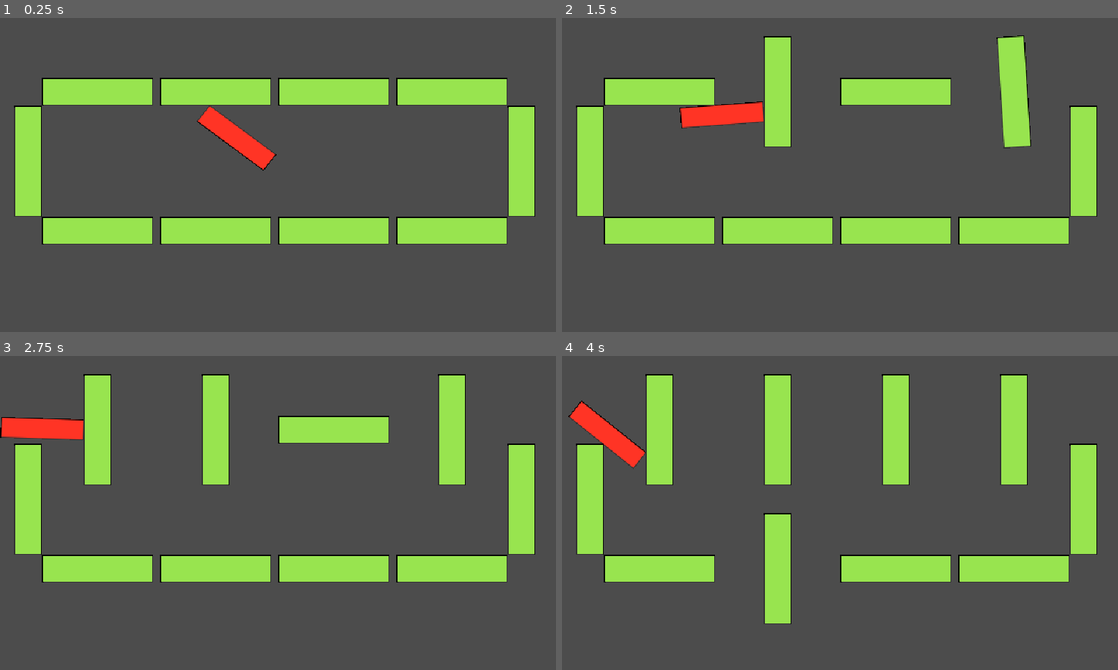
Above: before the commit, frames 1-4 (two rows, left to right).
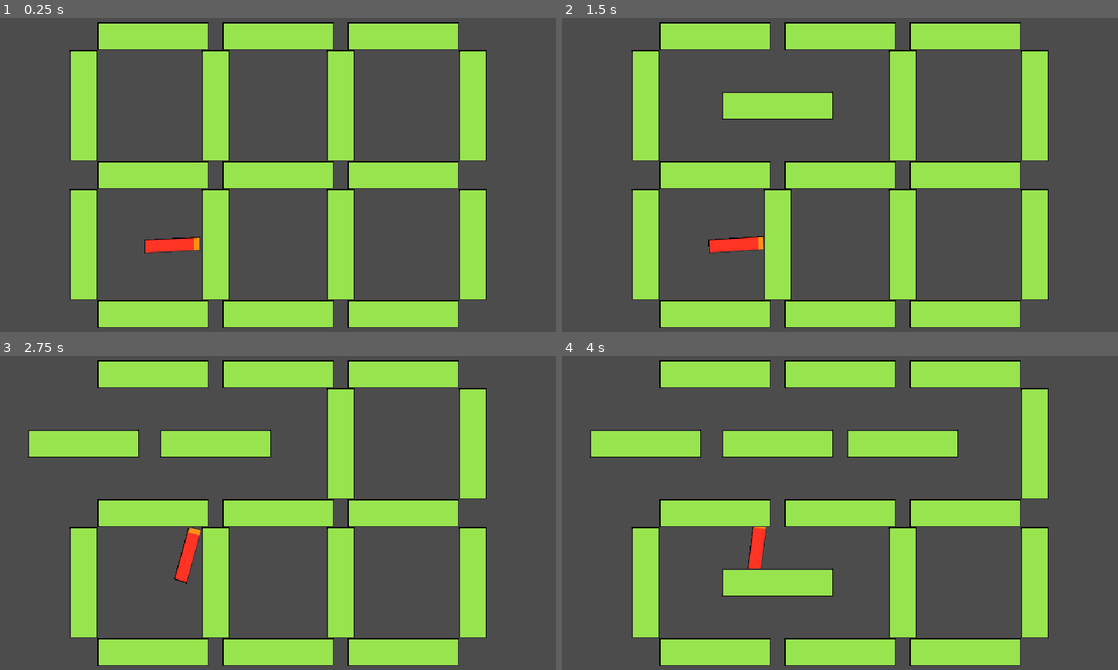
Above: after the commit, the same moments.

Repository: bigbrozer/BugsOut-GameOff2021
Game: Godot game, scene res://tests/test_bug_colision.tscn
Same seed, same stepped clock (60 frames per second), same inputs: the game is played once before the commit and once after it. The project has no main scene, so this scene is started directly.
Inputs (mouse positions are in pixels of both pictures, inside the frame that each line leads up to):
- Up to frame 1 (0.25 s): no input
- Up to frame 2 (1.5 s): move the mouse to (778, 90) at 0.52 s; click (778, 90) at 0.67 s; move the mouse to (1012, 90) at 1.27 s; click (1012, 90) at 1.42 s
- Up to frame 3 (2.75 s): move the mouse to (100, 428) at 2.02 s; click (100, 428) at 2.17 s
- Up to frame 4 (4 s): move the mouse to (895, 428) at 2.77 s; click (895, 428) at 2.92 s; move the mouse to (778, 569) at 3.52 s; click (778, 569) at 3.67 s

The runs differ from the first frame. In frame 1, 42% of the frame differs, in the area x 2-97%, y 1-99%; in frame 2, 42%; in frame 3, 41%; in frame 4, 41%.

Commit message:
feat(entities): bug movement logic first attempt

Diff:
--- a/project.godot
+++ b/project.godot
@@ -24,6 +24,13 @@
 window/stretch/mode="viewport"
 window/stretch/aspect="keep"
 
+[layer_names]
+
+2d_render/layer_1="obstacles"
+2d_render/layer_2="bug"
+2d_physics/layer_1="obstacles"
+2d_physics/layer_2="bug"
+
 [physics]
 
 common/enable_pause_aware_picking=true
@@ -32,3 +39,4 @@
 
 2d/snapping/use_gpu_pixel_snap=true
 environment/default_environment="res://default_env.tres"
+quality/dynamic_fonts/use_oversampling=false
--- a/resources/bug/bug.gd
+++ b/resources/bug/bug.gd
@@ -1,30 +1,32 @@
 extends KinematicBody2D
 
-var rotation_dir: int = 0
+var shaking_amount: float = 0.8
+var shaking_angle: float = 0.1
 var velocity: Vector2
 
 export(int) var speed = 200
-export(float) var rotation_speed = 1.5
 
 #-------------------------------------------------------------------------------
 # Parent methods
 #-------------------------------------------------------------------------------
 
-func _ready():
-    pass
-
 func _physics_process(delta):
-    get_input()
-    velocity = move_and_slide(velocity)
+    update_position(delta)
 
 #-------------------------------------------------------------------------------
 # Instance methods
 #-------------------------------------------------------------------------------
 
-func get_input():
-    look_at(get_global_mouse_position())
-    velocity = Vector2()
+func update_position(delta):
+    var rotation_jittery: float = shaking_angle * shaking_amount * rand_range(-1, 1)
     velocity = Vector2(speed, 0).rotated(rotation)
+    rotation = rotation + rotation_jittery
+
+    var collision = move_and_collide(velocity * delta)
+    if collision:
+        var body = collision.get_collider()
+        if body.is_in_group("obstacles"):
+            velocity = velocity.slide(collision.normal)
 
 #-------------------------------------------------------------------------------
 # Connected signals
--- a/resources/bug/bug.tscn
+++ b/resources/bug/bug.tscn
@@ -4,10 +4,11 @@
 [ext_resource path="res://resources/bug/bug.gd" type="Script" id=2]
 
 [sub_resource type="RectangleShape2D" id=1]
-extents = Vector2( 47, 11 )
+extents = Vector2( 31, 7 )
 
 [node name="Bug" type="KinematicBody2D"]
 position = Vector2( 320, 240 )
+collision_layer = 2
 script = ExtResource( 2 )
 __meta__ = {
 "_edit_group_": true
--- a/resources/obstacles/obstacle/obstacle.gd
+++ b/resources/obstacles/obstacle/obstacle.gd
@@ -3,7 +3,6 @@
 const ROTATE_STEP_ANGLE = PI / 2 # 90 deg
 
 export(float) var rotate_speed = 0.2
-export(int) var start_angle = 0
 
 onready var RotateTween = get_node("RotateTween")
 
@@ -15,7 +14,6 @@
     add_to_group("obstacles")
 
 func _ready():
-    rotation = deg2rad(start_angle)
     input_pickable = true
 
 #-------------------------------------------------------------------------------
--- a/resources/obstacles/obstacle/obstacle.tscn
+++ b/resources/obstacles/obstacle/obstacle.tscn
@@ -8,6 +8,7 @@
 
 [node name="Obstacle" type="StaticBody2D"]
 position = Vector2( 320, 240 )
+collision_mask = 2
 script = ExtResource( 1 )
 __meta__ = {
 "_edit_group_": true
--- a/tests/test_bug_colision.tscn
+++ b/tests/test_bug_colision.tscn
@@ -6,36 +6,63 @@
 [node name="TestBugCollision" type="Node2D"]
 
 [node name="Bug" parent="." instance=ExtResource( 1 )]
-position = Vector2( 312, 232 )
+position = Vector2( 148, 329 )
 
-[node name="Obstacle" parent="." instance=ExtResource( 2 )]
-position = Vector2( 248, 152 )
+[node name="ObstacleT0" parent="." instance=ExtResource( 2 )]
+position = Vector2( 176, 88 )
 
-[node name="Obstacle2" parent="." instance=ExtResource( 2 )]
-position = Vector2( 520, 152 )
+[node name="ObstacleT1" parent="." instance=ExtResource( 2 )]
+position = Vector2( 320, 88 )
 
-[node name="Obstacle3" parent="." instance=ExtResource( 2 )]
-position = Vector2( 112, 152 )
+[node name="ObstacleIH0" parent="." instance=ExtResource( 2 )]
+position = Vector2( 176, 248 )
 
-[node name="Obstacle4" parent="." instance=ExtResource( 2 )]
-position = Vector2( 384, 152 )
+[node name="ObstacleIH1" parent="." instance=ExtResource( 2 )]
+position = Vector2( 320, 248 )
 
-[node name="Obstacle5" parent="." instance=ExtResource( 2 )]
-position = Vector2( 248, 312 )
+[node name="ObstacleIH2" parent="." instance=ExtResource( 2 )]
+position = Vector2( 464, 248 )
 
-[node name="Obstacle6" parent="." instance=ExtResource( 2 )]
-position = Vector2( 520, 312 )
+[node name="ObstacleT2" parent="." instance=ExtResource( 2 )]
+position = Vector2( 464, 88 )
 
-[node name="Obstacle7" parent="." instance=ExtResource( 2 )]
-position = Vector2( 112, 312 )
+[node name="ObstacleB0" parent="." instance=ExtResource( 2 )]
+position = Vector2( 176, 408 )
 
-[node name="Obstacle9" parent="." instance=ExtResource( 2 )]
-position = Vector2( 32, 232 )
-start_angle = 90
+[node name="ObstacleB1" parent="." instance=ExtResource( 2 )]
+position = Vector2( 320, 408 )
 
-[node name="Obstacle10" parent="." instance=ExtResource( 2 )]
-position = Vector2( 600, 232 )
-start_angle = 90
+[node name="ObstacleB2" parent="." instance=ExtResource( 2 )]
+position = Vector2( 464, 408 )
 
-[node name="Obstacle8" parent="." instance=ExtResource( 2 )]
-position = Vector2( 384, 312 )
+[node name="ObstacleL0" parent="." instance=ExtResource( 2 )]
+position = Vector2( 96, 168 )
+rotation = 1.5708
+
+[node name="ObstacleL1" parent="." instance=ExtResource( 2 )]
+position = Vector2( 96, 328 )
+rotation = 1.5708
+
+[node name="ObstacleIVL0" parent="." instance=ExtResource( 2 )]
+position = Vector2( 248, 168 )
+rotation = 1.5708
+
+[node name="ObstacleIVL1" parent="." instance=ExtResource( 2 )]
+position = Vector2( 248, 328 )
+rotation = 1.5708
+
+[node name="ObstacleIVR0" parent="." instance=ExtResource( 2 )]
+position = Vector2( 392, 168 )
+rotation = 1.5708
+
+[node name="ObstacleIVR1" parent="." instance=ExtResource( 2 )]
+position = Vector2( 392, 328 )
+rotation = 1.5708
+
+[node name="ObstacleR0" parent="." instance=ExtResource( 2 )]
+position = Vector2( 544, 168 )
+rotation = 1.5708
+
+[node name="ObstacleR1" parent="." instance=ExtResource( 2 )]
+position = Vector2( 544, 328 )
+rotation = 1.5708
Binary file changed: resources/bug/bug.aseprite
Binary file changed: resources/bug/bug.png
Binary file added: resources/obstacles/obstacle/obstacle.aseprite
Binary file removed: resources/obstacles/obstacle/obstacle_wood.aseprite
